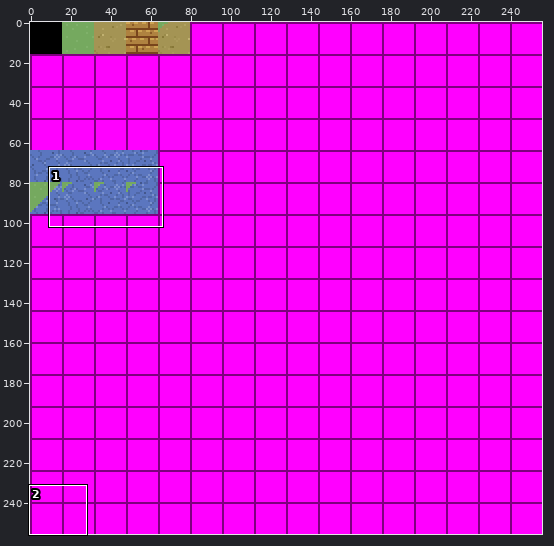
Two states of a sprite sheet, android/assets/sprite_sheet_16.png. The picture above shows the old version from afar; the outline marks the close-up.
Close-up. Before the edit:
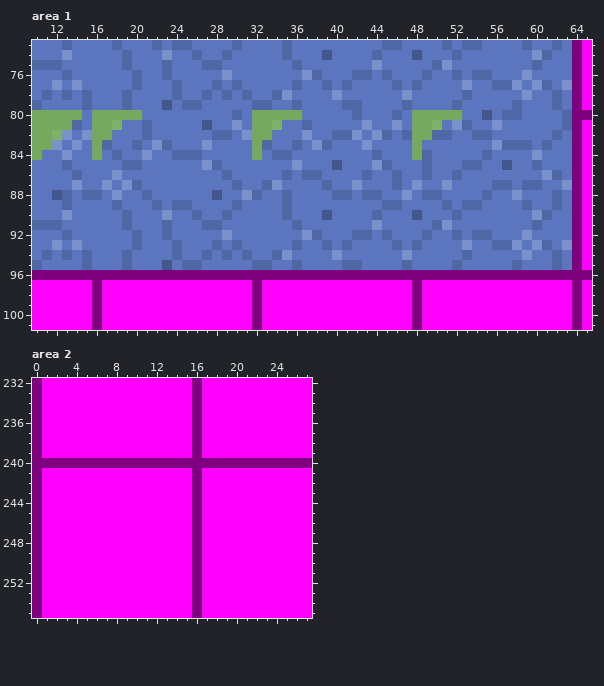
The file is 256x256 pixels. Colours within 5 levels of each other are drawn and written as one. Shown: area 1: x 10..65, y 73..101; area 2: x 0..27, y 232..255.
The result:
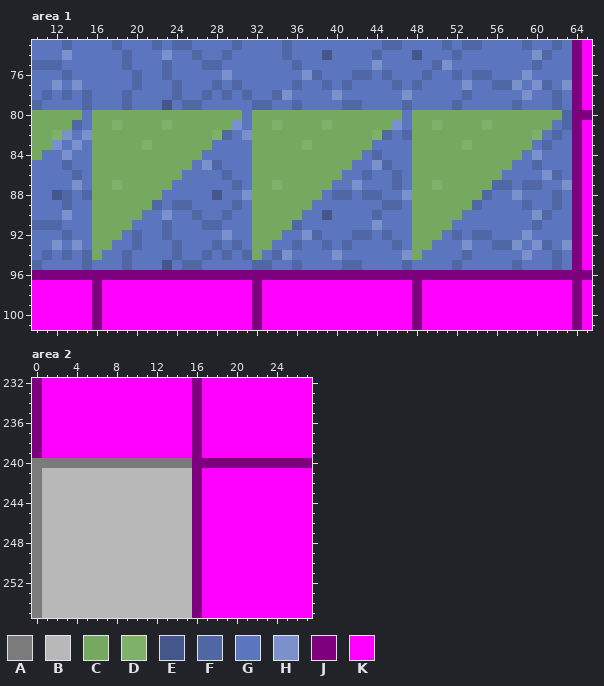
Palette (. is transparent): A #7b7b7b  B #b8b8b8  C #75a95f  D #7fb16a  E #43578c  F #4f67a5  G #5b76bf  H #7a91cc  J #7f007f  K #ff00ff
The edit:
Area 1:
The edit turns colour E into colour C in row 80 at x 55; in row 81 at x 27; in row 85 at x 40 and 57; in row 90 at x 48.
The edit turns colour F into colour C in row 80 at x 30, 42, 46 and 57 to 58; in row 81 at x 21, 37 and 53; in row 82 at x 21, 40 to 41, 50 to 51 and 54 to 55; in row 83 at x 17, 20, 23, 33, 36, 39 and 57 to 59; in row 84 at x 18, 24 to 26, 34 to 35, 49 and 55; in row 85 at x 19 to 20, 49 and 53 to 54.
The edit turns colour F into colour C in row 86 at x 35, 37 to 38, 49 and 52; in row 87 at x 20, 33 and 39; in row 88 at x 16, 21, 32, 35 and 49 to 50; in row 89 at x 18, 35, 51 and 53; in row 90 at x 19, 35 and 52; in row 91 at x 19 and 50.
The edit turns colour F into colour C in row 92 at x 49; in row 93 at x 48.
The edit turns colour G into colour C in row 80 at x 21 to 29, 37 to 41, 43 to 45, 53 to 54, 56 and 59 to 62; in row 81 at x 19 to 20, 22, 24 to 26, 28 to 29, 35 to 36, 38, 40 to 42, 44 to 45, 51, 54 and 57 to 61; in row 82 at x 18 to 20, 22 to 27, 34 to 36, 38 to 39, 43, 52 to 53 and 56 to 59; in row 83 at x 18 to 19, 24 to 26, 34 to 35, 40 to 42, 49 to 52 and 54 to 55; in row 84 at x 17, 19 to 20, 22 to 23, 33, 36 to 42, 50 to 54 and 56 to 58; in row 85 at x 16 to 18, 21 to 25, 32 to 35, 37 to 39, 41, 48, 50 to 52 and 55 to 56.
The edit turns colour G into colour C in row 86 at x 16 to 17, 19 to 24, 32 to 34, 36, 39 to 40, 48, 50 to 51 and 53 to 56; in row 87 at x 16, 21 to 23, 32, 35 to 38, 49 and 52 to 55; in row 88 at x 17, 19 to 20, 22, 33 to 34, 36 to 38, 48 and 51 to 54; in row 89 at x 16 to 17, 19 to 21, 32 to 34, 36 to 37, 48 to 50 and 52; in row 90 at x 16 to 18, 20, 32 to 34, 36 and 49 to 51; in row 91 at x 16 to 18, 32 to 35 and 48 to 49.
The edit turns colour G into colour C in row 92 at x 16 to 18, 32 to 34, 48 and 50; in row 93 at x 16 to 17, 32 to 33 and 49; in row 94 at x 16, 32 and 48.
The edit turns colour H into colour C in row 81 at x 43, 52 and 56; in row 82 at x 37 and 42; in row 83 at x 22, 27, 38, 43 and 56; in row 84 at x 21; in row 85 at x 36; in row 86 at x 18.
The edit turns colour H into colour C in row 87 at x 17, 19, 48 and 51; in row 88 at x 18; in row 91 at x 51.
The edit turns colour F into colour D in row 82 at x 28.
The edit turns colour G into colour D in row 81 at x 23, 39 and 55; in row 82 at x 60; in row 83 at x 21, 37 and 53; in row 87 at x 18 and 50.
The edit turns colour H into colour D in row 82 at x 44; in row 87 at x 34.
Area 2:
The edit turns colour J into colour A in row 240 at x 0 to 15; in rows 241 to 255 at x 0.
The edit turns colour K into colour B in rows 241 to 255 at x 1 to 15.
Changed places in both close-ups, as pixel boxes (x1, y1, x2, y2):
changed: (92, 110, 562, 260)
changed: (32, 458, 192, 618)
